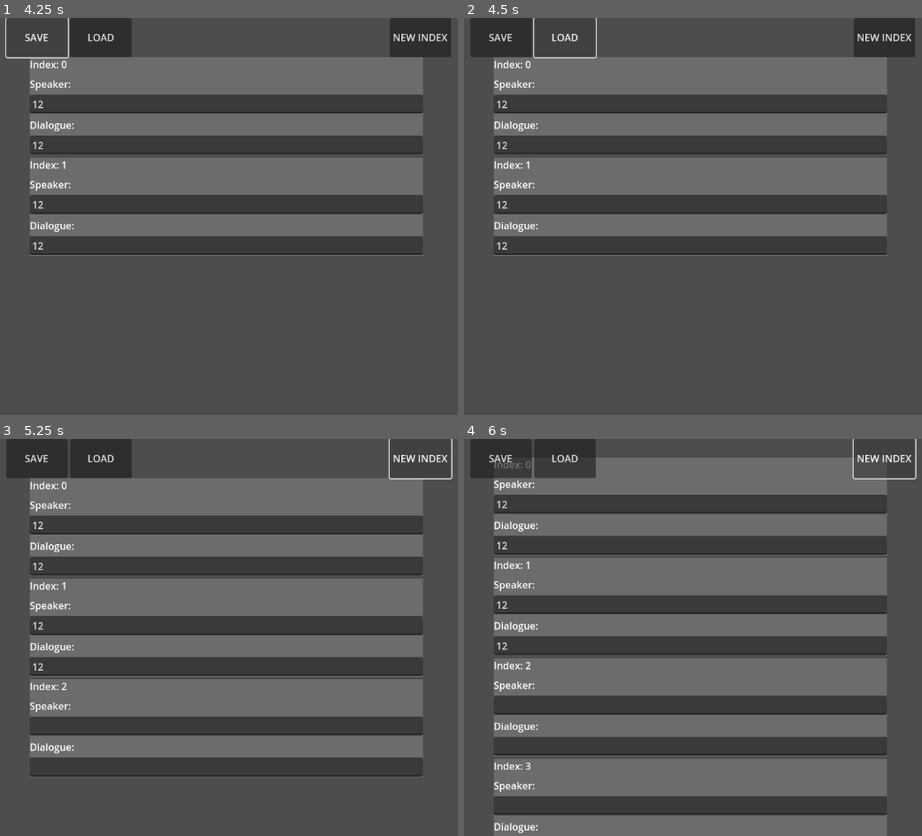
Above: before the commit, frames 1-4 (two rows, left to right).
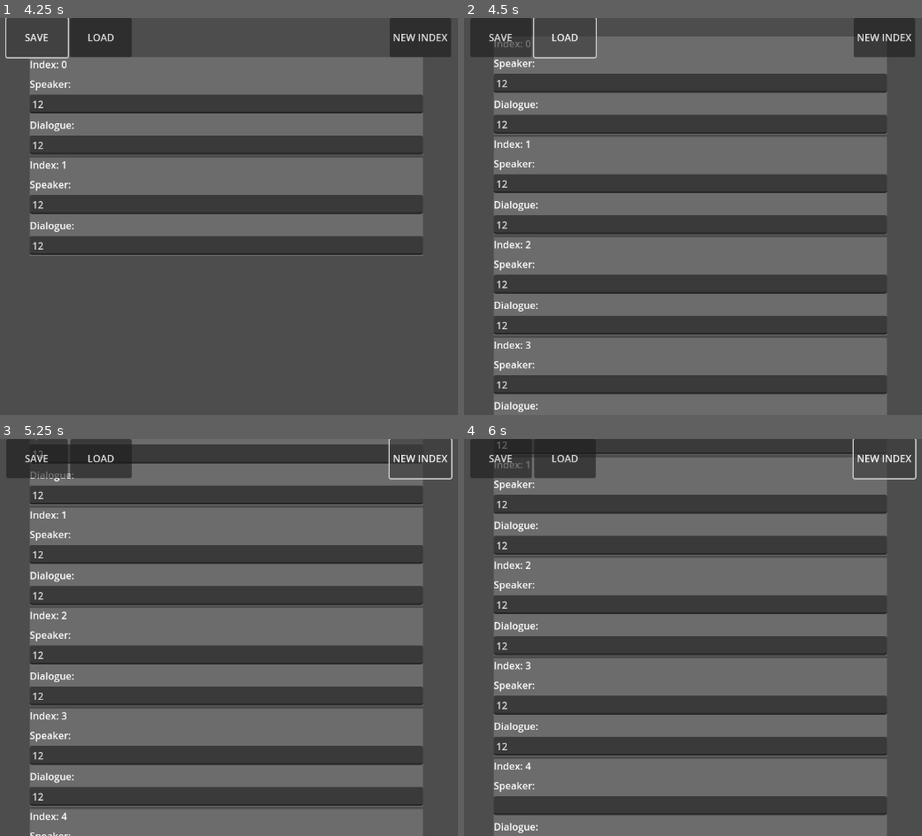
Above: after the commit, the same moments.

Repository: POtOSoftware/YADSMan
Game: Godot game, scene res://Scenes/Prototype/Prototype.tscn
The game is run twice, just before and just after one commit, with the same random seed, the same clock (stepped at 60 frames per second) and the same inputs.
Inputs (mouse positions are in pixels of both pictures, inside the frame that each line leads up to):
- Up to frame 1 (4.25 s): click "NEW INDEX" at 0.5 s; click (224, 105) at 1.27 s; type "12" at 1.35 s; click (224, 145) at 1.5 s; type "12" at 1.58 s; click "NEW INDEX" at 2 s; click (224, 204) at 2.77 s; type "12" at 2.85 s; click (224, 244) at 3 s; type "12" at 3.08 s; click "SAVE" at 3.5 s
- Up to frame 2 (4.5 s): click "LOAD" at 4.25 s
- Up to frame 3 (5.25 s): click "NEW INDEX" at 5 s
- Up to frame 4 (6 s): tap Enter at 5.75 s

Frame 1 is identical in both runs. In frame 2, 59% of the frame differs, in the area x 6-93%, y 4-100%; in frame 3, 54%; in frame 4, 0.4%.

Commit message:
can load files now... nyaaaa :3

Diff:
--- a/Global/FileManager.gd
+++ b/Global/FileManager.gd
@@ -1,15 +1,47 @@
 extends Node
 
-var yads_output: ConfigFile = ConfigFile.new()
+var yads_file: ConfigFile = ConfigFile.new()
 
-func save_line_to_file(_index_int: int, _speaker_text: String, _dialogue_text: String):
-	var index_string = str(_index_int) # idk, just for convenience ig
+func save_line_to_file(_index_int: int, _speaker_text: String, _dialogue_text: String) -> void:
+	var index_string: String = str(_index_int) # idk, just for convenience ig
 	print("SAVING LINES FROM INDEX " + index_string)
 
-	yads_output.set_value(index_string, "speaker", _speaker_text)
-	yads_output.set_value(index_string, "line", _dialogue_text)
+	yads_file.set_value(index_string, "speaker", _speaker_text)
+	yads_file.set_value(index_string, "line", _dialogue_text)
 
-	if yads_output.save(GlobalManager.working_file_path) == OK:
+	if yads_file.save(GlobalManager.working_file_path) == OK:
 		print("SUCCESSFULLY SAVED LINES FROM INDEX " + index_string)
 	else:
-		print("FUCK ME! SAVING LINES FROM INDEX " + index_string + " HAS FAILED!")
+		printerr("FUCK ME! SAVING LINES FROM INDEX " + index_string + " HAS FAILED!")
+
+func load_speaker_lines_from_file() -> Array[String]:
+	var _file_path: String = GlobalManager.working_file_path
+	var speaker_lines: Array[String]
+
+	if yads_file.load(_file_path) == OK:
+		print("LOADING SPEAKER LINES FROM " + _file_path)
+	else:
+		printerr("MOTHER FUCKER! LOADING SPEAKER LINES FROM " + _file_path + " HAS FAILED!")
+
+	for speaker_index in yads_file.get_sections():
+		speaker_lines.append(yads_file.get_value(speaker_index, "speaker"))
+
+	print("SPEAKER LINES: " + str(speaker_lines))
+
+	return speaker_lines
+
+func load_dialogue_lines_from_file() -> Array[String]:
+	var _file_path: String = GlobalManager.working_file_path
+	var dialogue_lines: Array[String]
+
+	if yads_file.load(_file_path) == OK:
+		print("LOADING DIALOGUE LINES FROM " + _file_path)
+	else:
+		printerr("SON OF A BITCH! LOADING DIALOGUE LINES FROM " + _file_path + " HAS FAILED!")
+
+	for dialogue_index in yads_file.get_sections():
+		dialogue_lines.append(yads_file.get_value(dialogue_index, "line"))
+
+	print("DIALOGUE LINES: " + str(dialogue_lines))
+
+	return dialogue_lines
--- a/Global/GlobalManager.gd
+++ b/Global/GlobalManager.gd
@@ -8,10 +8,11 @@
 
 var line_editor_container: Node = null
 
-func create_line_editor_item(_index: int) -> void:
+func create_line_editor_item(_index: int, _speaker_text: String = "", _dialogue_text: String = "") -> void:
 	var instance_line_editor: Node = prefab_line_editor.instantiate()
 
 	line_editor_container.add_child(instance_line_editor)
 	instance_line_editor.initialize_index(_index)
+	instance_line_editor.initialize_text(_speaker_text, _dialogue_text)
 
 	current_total_indexes += 1
--- a/Prefabs/LineEditor/line_editor.gd
+++ b/Prefabs/LineEditor/line_editor.gd
@@ -11,6 +11,17 @@
 	current_index_label.text = "Index: " + str(current_index)
 	print("INITIALIZED LINE EDITOR WITH INDEX " + str(current_index))
 
+func initialize_text(_speaker_text: String = "", _dialogue_text: String = ""):
+	var _index_string: String = str(get_current_index())
+
+	# we only really need to initialize them if the arguments were actually filled in and used
+	if _speaker_text != "":
+		print("INITIALIZING INDEX " + _index_string + " WITH SPEAKER TEXT: " + _speaker_text)
+		speaker_edit.text = _speaker_text
+	if _dialogue_text != "":
+		print("INITIALIZING INDEX " + _index_string + " WITH DIALOGUE TEXT: " + _dialogue_text)
+		dialogue_edit.text = _dialogue_text
+
 func get_current_index() -> int:
 	return current_index
 
--- a/Scenes/Prototype/prototype.gd
+++ b/Scenes/Prototype/prototype.gd
@@ -66,17 +66,18 @@
 
 		FileManager.save_line_to_file(_current_index, _current_speaker, _current_dialogue)
 
-# wasn't paying attention and put the save code under the load button like a wittwe doofus :3c
-#func _on_load_button_pressed() -> void:
-	#print("SAVING ALL LINES TO FILE")
-	#var _line_edits: Array[Node] = get_tree().get_nodes_in_group("line_editor")
-	#
-	#for line_edit in _line_edits:
-	#	var _current_index: int = _line_edits[line_edit.get_index()].get_current_index()
-	#	var _current_speaker: String = _line_edits[line_edit.get_index()].get_speaker_text()
-	#	var _current_dialogue: String = _line_edits[line_edit.get_index()].get_dialogue_text()
-	#
-	#	FileManager.save_line_to_file(_current_index, _current_speaker, _current_dialogue)
+func _on_load_button_pressed() -> void:
+	var _speaker_lines: Array[String] = FileManager.load_speaker_lines_from_file()
+	var _dialogue_lines: Array[String] = FileManager.load_dialogue_lines_from_file()
+
+	# potential bug ahead! this all depends on the speaker and dialogue line array being the same size
+	# they *should* be, but for now ill just throw a fit if the sizes are different
+
+	if _speaker_lines.size() == _dialogue_lines.size():
+		for _current_line in range(_speaker_lines.size()):
+			GlobalManager.create_line_editor_item(GlobalManager.current_total_indexes, _speaker_lines[_current_line], _dialogue_lines[_current_line])
+	else:
+		printerr("FUCK ME TO TEARS! SPEAKER AND DIALOGUE ARRAY SIZES AREN'T EQUAL!")
 
 func _on_new_index_pressed() -> void:
 	GlobalManager.create_line_editor_item(GlobalManager.current_total_indexes)
